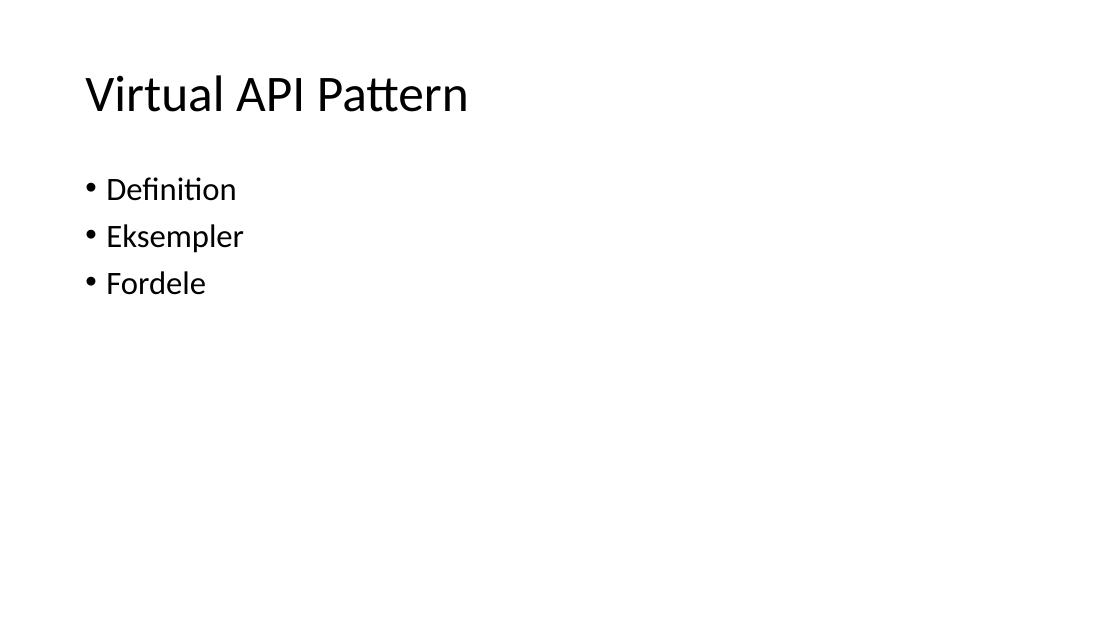
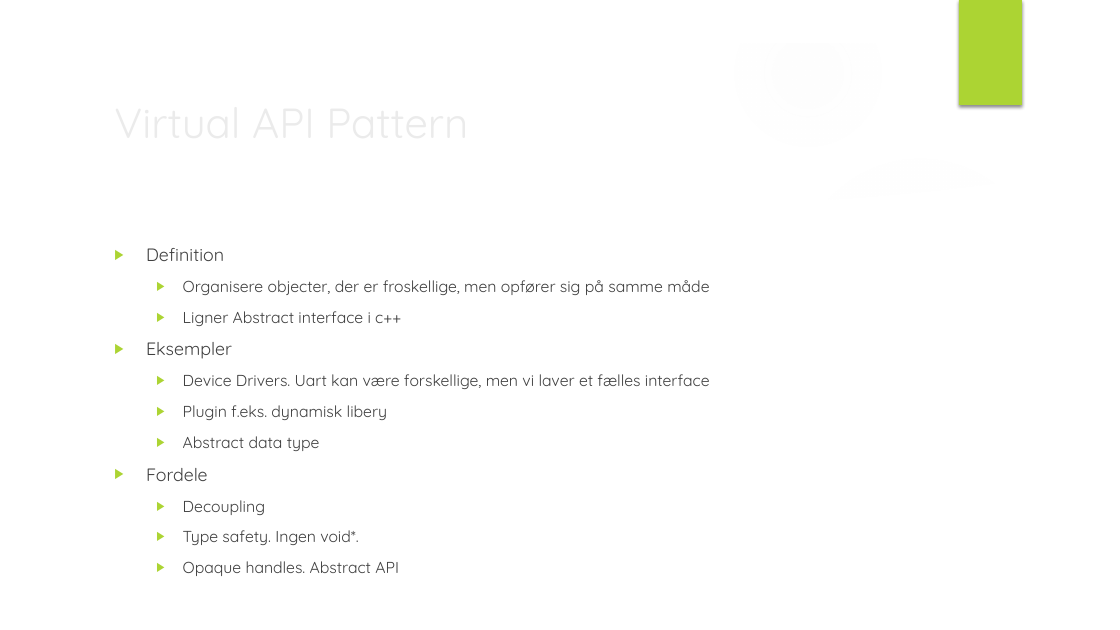
Before and after one commit to HybridChild/IDA_DesignPatterns, a slide deck: slide 18 of Embedded C Programming Design Patterns.pptx (slide 16 before the commit). Drawn at 1120x630 pixels with LibreOffice and Linux fonts; fonts in the diff are those of the drawing; background and template pictures are left out. Boxes give left, top, right and bottom in pixels: in the first picture for what was removed or moved away, otherwise in the second. Text is boxed around its words. In the diff, an @@ line names an element or a change of style, - is before the commit and + after.

```diff
--- a/Embedded C Programming Design Patterns.pptx
+++ b/Embedded C Programming Design Patterns.pptx
@@ group added at bbox=[0, 0, 1120, 630]: 2 ellipses, 2 freeform shapes @@
@@ rectangle added at bbox=[959, 0, 1022, 105], fill #ACD433 @@
@@ title "Virtual API Pattern": place and size @@
-title "Virtual API Pattern" at bbox=[85, 75, 469, 112]
+title "Virtual API Pattern" at bbox=[375, 562, 399, 573]
@@ title "Virtual API Pattern" at bbox=[375, 562, 399, 573]: size 44 to 36 pt, font Calibri to Quicksand, text colour #000000 to #EBEBEB; line spacing 0.9 to 1 @@
@@ text "Definition": place and size @@
-text "Definition" at bbox=[106, 177, 244, 295]
+text "Definition" at bbox=[146, 248, 710, 545]
@@ text at bbox=[146, 248, 232, 481]: size 28 to 15.3 pt, font Calibri to Quicksand, text colour #000000 to #404040 in "Definition", "Eksempler", "Fordele"; bullet • to ▶; line spacing 0.9 to 1 @@
@@ text at bbox=[183, 280, 709, 326]: paragraphs added @@
+  ▶ Organisere objecter, der er froskellige, men opfører sig på samme måde
+  ▶ Ligner Abstract interface i c++
@@ text at bbox=[183, 374, 710, 451]: paragraphs added @@
+  ▶ Device Drivers. Uart kan være forskellige, men vi laver et fælles interface
+  ▶ Plugin f.eks. dynamisk libery
+  ▶ Abstract data type
@@ text at bbox=[183, 500, 358, 545]: paragraphs added @@
+  ▶ Decoupling
+  ▶ Type safety. Ingen void*.
+  ▶ Opaque handles. Abstract API
```
Also in this commit, not shown: 20 other slides changed, 3 slides added, 1 slide removed, 1 other file.
